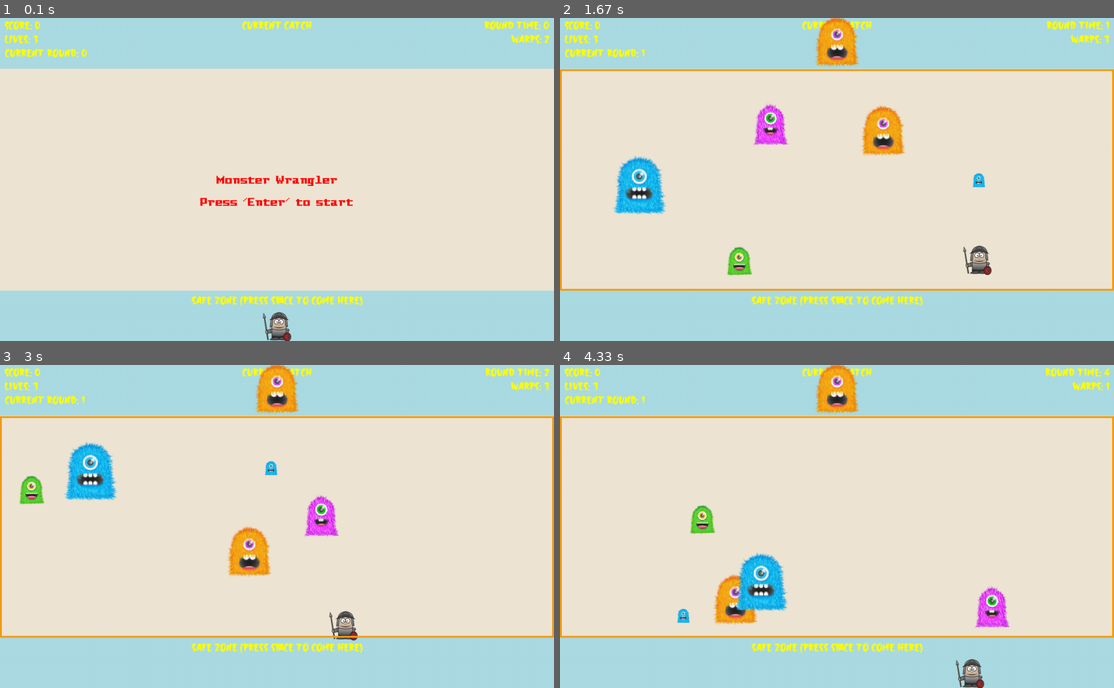
Above: before the commit, frames 1-4 (two rows, left to right).
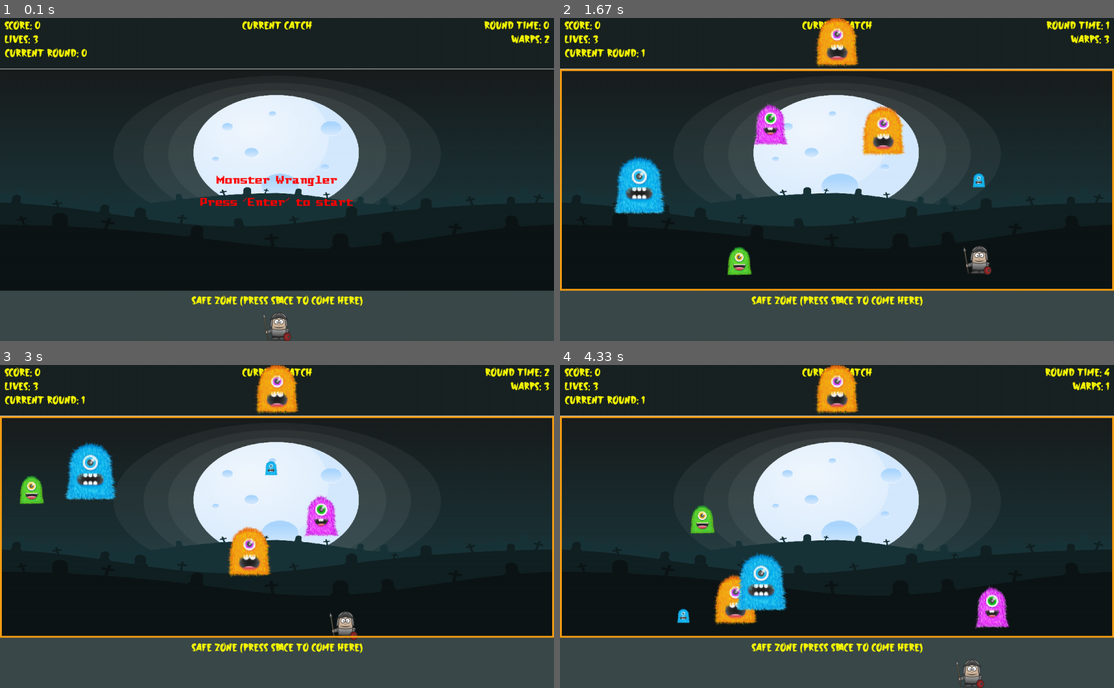
Above: after the commit, the same moments.

Repository: saphir-lab/pygame_monster_wrangler
Game: pygame game, started from main.py
The game is run twice, just before and just after one commit, with the same random seed, the same clock (stepped at 60 frames per second) and the same inputs.
Inputs:
- Up to frame 1 (0.1 s): no input
- Up to frame 2 (1.67 s): tap Enter at 0.33 s; hold Right 0.67-1.13 s; hold Up 1.17-1.47 s; hold Right from 1.5 s (still down)
- Up to frame 3 (3 s): release Right at 1.97 s; hold Left 2-2.53 s; hold Down 2.57-2.87 s; hold Left from 2.9 s (still down)
- Up to frame 4 (4.33 s): release Left at 3.3 s; hold Up 3.33-3.7 s; tap Space at 3.4, 3.8, 4.1 s; hold Right from 3.73 s (still down)

The runs differ from the first frame. In frame 1, 99% of the frame differs, in the area x 0-100%, y 0-100%; in frame 2, 94%; in frame 3, 94%; in frame 4, 94%.

Commit message:
Change colors and add backgound

Diff:
--- a/game.py
+++ b/game.py
@@ -29,24 +29,26 @@
 #       - limited time to catch all monsters
 #       - extra bonus/malus
 
+
 class Game():
     """A class to control gameplay"""
-    def __init__(self, logger:ColorLogger=None):
+
+    def __init__(self, logger: ColorLogger = None):
         """Initilize the game object"""
         self.logger = logger
 
         # load game settings
-        self.param_file = os.path.join(SETTINGS,"game.yaml")
+        self.param_file = os.path.join(SETTINGS, "game.yaml")
         self.settings = ParameterFile(self.param_file, logger).parameters
         if not self.settings:
             exit()
-        else :
+        else:
             if self.logger:
                 self.logger.info(f"Game settings: {self.settings}")
 
             self._init_var_from_settings()
 
-            #Set game values
+            # Set game values
             self.exit = False
             self.is_paused = False
             self.clock = pygame.time.Clock()
@@ -62,14 +64,25 @@
             # Set screen Regions
             self.screen = pygame.display.set_mode(self.screen_size)
             self.screen_rect = self.screen.get_rect()
-            self.dashboard = Dashboard(screen=self.screen, logger=self.logger) # TOP of screen
-            self.safezone = SafeZone(screen=self.screen, logger=self.logger) # BOTTOM of screen
-            self.playzone = pygame.Rect(0, self.dashboard.zone_height+1, self.screen_size.x, self.screen_size.y - self.dashboard.zone_height - self.safezone.zone_height)   # Middle of Screen
-
-            #Set sounds and music
-            self.next_level_sound = pygame.mixer.Sound(file=self.sound_path_next_level)
-
-            #Set font
+            self.dashboard = Dashboard(
+                screen=self.screen, logger=self.logger)  # TOP of screen
+            self.safezone = SafeZone(
+                screen=self.screen, logger=self.logger)  # BOTTOM of screen
+            self.playzone = pygame.Rect(0, self.dashboard.zone_height+1, self.screen_size.x, self.screen_size.y -
+                                        self.dashboard.zone_height - self.safezone.zone_height)   # Middle of Screen
+
+            # Set background images
+            if self.background_image_path:
+                self.background_image = pygame.transform.scale(
+                    pygame.image.load(self.background_image_path), self.playzone.size)
+                self.background_rect = self.background_image.get_rect()
+                self.background_rect.topleft = self.playzone.topleft
+
+            # Set sounds and music
+            self.next_level_sound = pygame.mixer.Sound(
+                file=self.sound_path_next_level)
+
+            # Set font
             self.font = pygame.font.Font(self.font_path, size=self.font_size)
 
             # Create all sprite groups
@@ -77,12 +90,13 @@
             self.monster_group = pygame.sprite.Group()
 
             # Initialize Player
-            self.player = Player(play_zone=self.playzone, safe_zone=self.safezone.screen_rect, logger=self.logger)
+            self.player = Player(
+                play_zone=self.playzone, safe_zone=self.safezone.screen_rect, logger=self.logger)
             self.player_group.add(self.player)
 
             # Initialize Monsters
             self.ennemies_lst = Ennemies(logger=self.logger).ennemies_lst
-            self.target_monster:Monster = None
+            self.target_monster: Monster = None
 
     def _init_var_from_settings(self):
         try:
@@ -91,28 +105,35 @@
             self.FPS = self.settings["FPS"]
             self.screen_size = vector(self.settings["ScreenSize"])
 
-            self.font_path:str = self.settings["Font"]["Path"]
-            self.font_size:int = self.settings["Font"]["Size"]
-            self.font_color:tuple = self.settings["Font"]["Color"]
-            self.background_color:tuple = self.settings["Background"]["Color"]
-            self.background_image_path:str = self.settings["Background"]["Image"]
-
-            self.music_path_play:str = self.settings["Music"]["Play"]
-            self.music_path_pause:str = self.settings["Music"]["Pause"]
-
-            self.sound_path_next_level:str = self.settings["Sound"]["NextLevel"]
+            self.font_path: str = self.settings["Font"]["Path"]
+            self.font_size: int = self.settings["Font"]["Size"]
+            self.font_color: tuple = self.settings["Font"]["Color"]
+            self.background_color: tuple = self.settings["Background"]["Color"]
+            self.background_image_path: str = self.settings["Background"]["Image"]
+
+            self.music_path_play: str = self.settings["Music"]["Play"]
+            self.music_path_pause: str = self.settings["Music"]["Pause"]
+
+            self.sound_path_next_level: str = self.settings["Sound"]["NextLevel"]
         except Exception as e:
             if self.logger:
-                self.logger.error(f"{str(e)} field not found in {self.param_file} !")
+                self.logger.error(
+                    f"{str(e)} field not found in {self.param_file} !")
                 self.logger.error(f"EXIT PROGRAM !!!")
             else:
-                print("ERROR:", f"{str(e)} field not found in {self.param_file} !")
+                print(
+                    "ERROR:", f"{str(e)} field not found in {self.param_file} !")
                 print("ERROR:", f"EXIT PROGRAM !!!")
             exit()
 
-    def update(self, msg1:pygame.Surface=None, msg2:pygame.Surface=None):
-        #Fill the display
+    def update(self, msg1: pygame.Surface = None, msg2: pygame.Surface = None):
+        # Fill the display
         self.screen.fill(self.background_color)
+
+        # Blit the background
+        if self.background_image_path:
+            self.screen.blit(self.background_image, self.background_rect)
+
         self.safezone.draw()
 
         # Update elements when not paused
@@ -126,10 +147,12 @@
         self.player_group.draw(self.screen)
         self.monster_group.draw(self.screen)
 
-        #draw Dashboard & Color the play zone with the color of the target monster
-        self.dashboard.draw(lives=self.player.lives, warps=self.player.warps, target_monster=self.target_monster)
+        # draw Dashboard & Color the play zone with the color of the target monster
+        self.dashboard.draw(lives=self.player.lives,
+                            warps=self.player.warps, target_monster=self.target_monster)
         if self.target_monster and self.target_monster.color:
-            pygame.draw.rect(self.screen, self.target_monster.color, self.playzone, 4)
+            pygame.draw.rect(
+                self.screen, self.target_monster.color, self.playzone, 4)
 
         # Display pause text
         if msg1:
@@ -138,45 +161,48 @@
             self.screen.blit(msg1, msg1_rect)
         if msg2:
             msg2_rect = msg2.get_rect()
-            msg2_rect.center = (self.screen_rect.centerx, self.screen_rect.centery + (self.font_size * 2))
+            msg2_rect.center = (self.screen_rect.centerx,
+                                self.screen_rect.centery + (self.font_size * 2))
             self.screen.blit(msg2, msg2_rect)
 
-        #Update display and tick clock
+        # Update display and tick clock
         pygame.display.update()
         self.clock.tick(self.FPS)
 
     def check_collisions(self):
         """Check for collisions between player and monsters"""
-        #Check for collision between a player and an indiviaual monster
-        #WE must test the type of the monster to see if it matches the type of our target monster
-        collided_monster = pygame.sprite.spritecollideany(self.player, self.monster_group)
-
-        #We collided with a monster
+        # Check for collision between a player and an indiviaual monster
+        # WE must test the type of the monster to see if it matches the type of our target monster
+        collided_monster = pygame.sprite.spritecollideany(
+            self.player, self.monster_group)
+
+        # We collided with a monster
         if collided_monster:
-            #Caught the correct monster
+            # Caught the correct monster
             if collided_monster.name == self.target_monster.name:
                 self.dashboard.add_score()
                 self.target_monster.sound.play()
-                #Remove caught monster
+                # Remove caught monster
                 collided_monster.remove(self.monster_group)
                 if (self.monster_group):
-                    #There are more monsters to catch
+                    # There are more monsters to catch
                     self.choose_new_target()
                 else:
-                    #The round is complete
+                    # The round is complete
                     self.player.reset_position()
                     self.start_new_round()
-            #Caught the wrong monster
+            # Caught the wrong monster
             else:
                 self.player.die_sound.play()
                 self.player.lives -= 1
                 self.player.reset_position()
-                #Check for game over
+                # Check for game over
                 if self.player.lives <= 0:
                     self.game_over()
                 else:
                     if self.player.pause_when_die:
-                        self.pause_game("You caught the wrong monster", "continue", with_animation=True)
+                        self.pause_game(
+                            "You caught the wrong monster", "continue", with_animation=True)
 
     def choose_new_target(self):
         """Choose a new target monster for the player"""
@@ -185,7 +211,8 @@
     def game_over(self):
         self.player.reset_position()
         self.target_monster = None
-        self.pause_game(f"Game Over", enter_to_text="play again", with_animation=True)
+        self.pause_game(f"Game Over", enter_to_text="play again",
+                        with_animation=True)
         self.reset_game()
 
     def input_player(self):
@@ -215,25 +242,26 @@
     def main_game_loop(self):
         """The main game loop"""
         while not self.exit:
-            #Update and draw the Game
+            # Update and draw the Game
             self.update()
-            #Check to see if user wants to quit or pause
+            # Check to see if user wants to quit or pause
             self.input_player()
 
-        #End the game
+        # End the game
         pygame.quit()
 
     def pause_game(self, msg, enter_to_text, with_animation=False):
         """Pause the game"""
-        #Create the pause text
+        # Create the pause text
         msg = self.font.render(msg, True, self.font_color)
-        sub_text = self.font.render(f"Press 'Enter' to {enter_to_text}", True, self.font_color )
-
-        #Pause the game
+        sub_text = self.font.render(
+            f"Press 'Enter' to {enter_to_text}", True, self.font_color)
+
+        # Pause the game
         self.is_paused = True
         while self.is_paused:
             if with_animation:
-                #Update and draw sprite groups
+                # Update and draw sprite groups
                 self.monster_group.update()
             self.update(msg1=msg, msg2=sub_text)
             self.input_player()
@@ -251,27 +279,28 @@
     def start_new_round(self):
         """Populate board with new monsters"""
         if self.dashboard.round_number > 0:
-            #Provide a score bonus based on how quickly the round was finished
+            # Provide a score bonus based on how quickly the round was finished
             self.dashboard.get_bonus()
             self.pause_game(f"level {self.dashboard.round_number} completed on {self.dashboard.round_time} sec. Bonus Points : {self.dashboard.bonus}",
                             enter_to_text="for next level")
 
-        #Reset round values
+        # Reset round values
         self.dashboard.new_round()
         self.player.warps += 1
 
-        #Remove any remaining monsters from a game reset
+        # Remove any remaining monsters from a game reset
         for monster in self.monster_group:
             self.monster_group.remove(monster)
 
-        #Add monsters to the monster group
+        # Add monsters to the monster group
         cnt = 0
         for i in range(self.dashboard.round_number):
             for ennemy in self.ennemies_lst:
-                monster = Monster(settings=ennemy, play_zone=self.playzone, logger=self.logger)
+                monster = Monster(
+                    settings=ennemy, play_zone=self.playzone, logger=self.logger)
                 self.monster_group.add(monster)
 
-        #Choose a new target monster
+        # Choose a new target monster
         self.choose_new_target()
         self.next_level_sound.play()
 
@@ -281,6 +310,7 @@
         self.safezone.screen_rect.y -= 10
         self.safezone.screen_rect.height += 10
 
+
 if __name__ == "__main__":
     game = Game()
     game.start_new_round()
--- a/settings/dashboard.yaml
+++ b/settings/dashboard.yaml
@@ -4,5 +4,5 @@
   Size: 24
   Color: [255, 255, 0]     # YELLOW
 Background:
-  Color: [171,219,227]        # BLACK
+  Color: [25, 35, 35]      # DARK
   Image: null
--- a/settings/game.yaml
+++ b/settings/game.yaml
@@ -8,8 +8,8 @@
   Size: 24
   Color: [255, 0, 0]     # RED
 Background:
-  Color: [238,229,212]   # BLACK
-  Image: null
+  Color: [255, 255, 255]   # BLACK
+  Image: assets/images/background/graveyard.png
 Music:
   Play: null
   Pause: null
--- a/settings/safezone.yaml
+++ b/settings/safezone.yaml
@@ -2,7 +2,7 @@
 Font:
   Path: assets/fonts/Abrushow.ttf
   Size: 24
-  Color: [255, 255, 0]     # YELLOW
+  Color: [255, 255, 0]    # Yellow
 Background:
-  Color: [171,219,227]     # Light Blue
+  Color: [59, 73, 74]     # Dark
   Image: null
Binary file added: assets/images/background/graveyard.png
